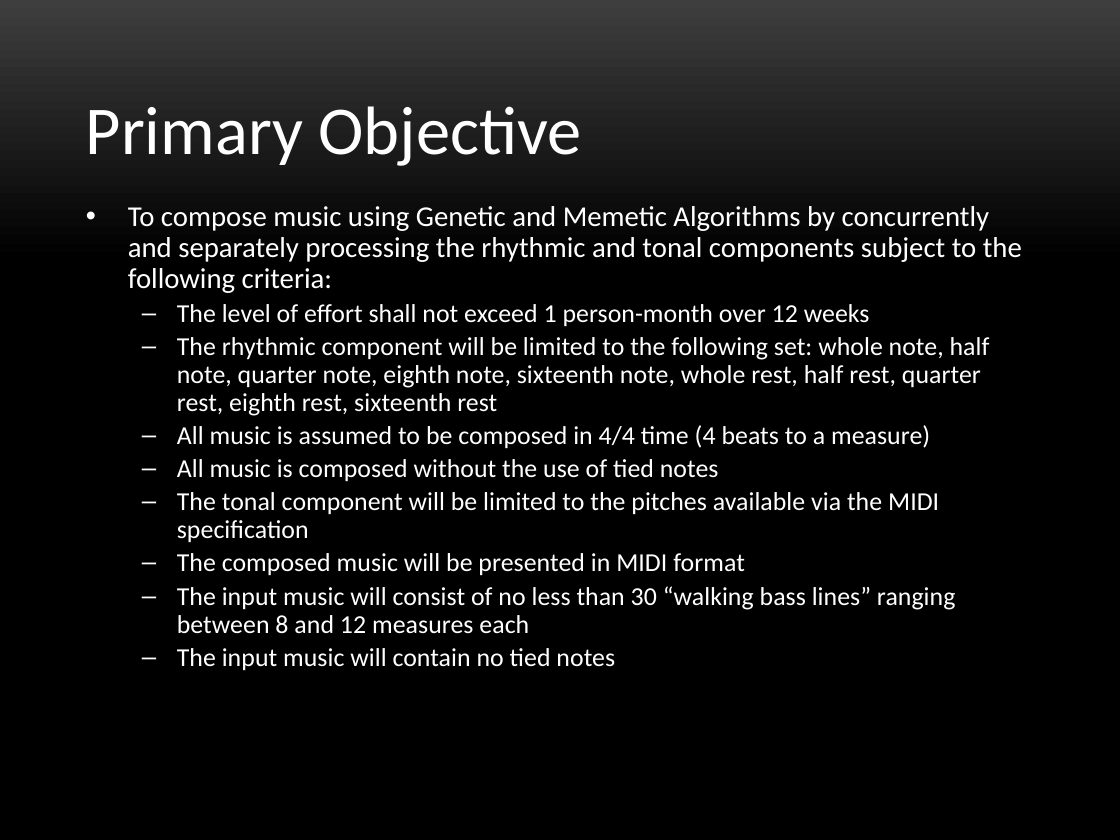
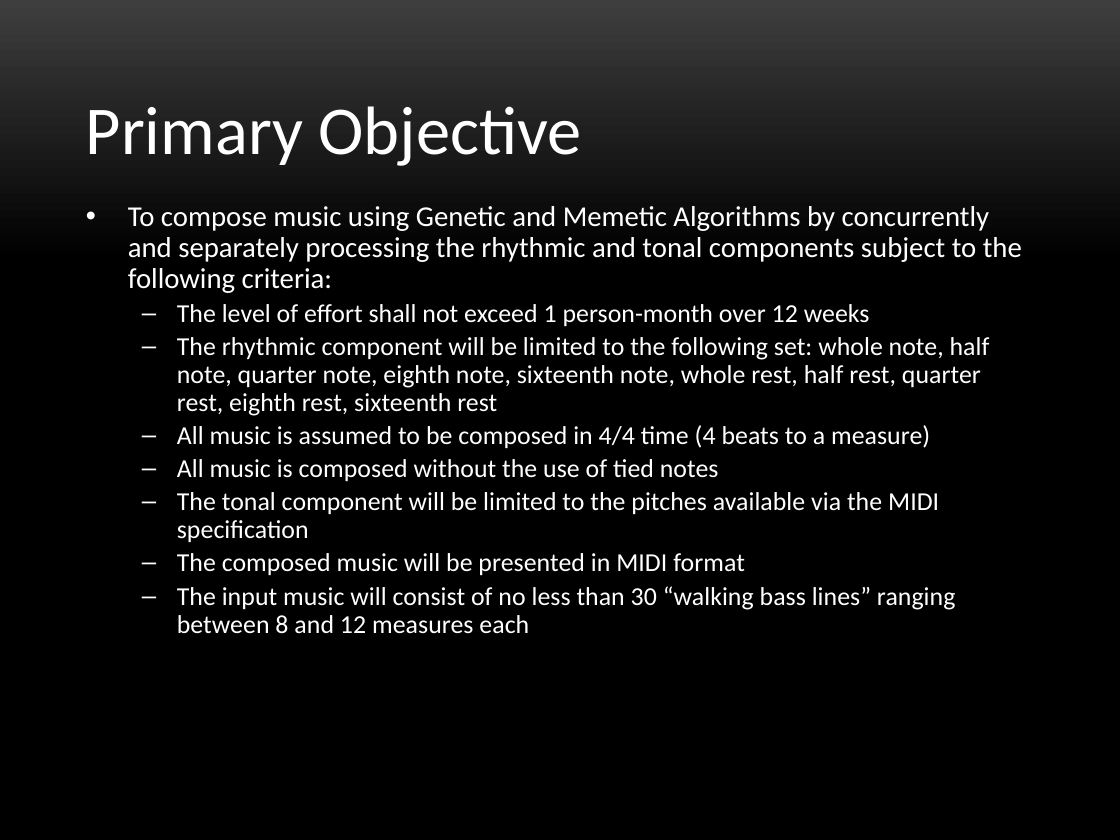
Before and after one commit to sb8244/GeneticMusicComposition, a slide deck: slide 7 of Ship Final Presentation - Digital Music Composition using Genetic Algorithms.pptx. Drawn at 1120x840 pixels with LibreOffice and Linux fonts; fonts in the diff are those of the drawing; background and template pictures are left out. Boxes give left, top, right and bottom in pixels: in the first picture for what was removed or moved away, otherwise in the second. Text is boxed around its words. In the diff, an @@ line names an element or a change of style, - is before the commit and + after.

```diff
--- a/Ship Final Presentation - Digital Music Composition using Genetic Algorithms.pptx
+++ b/Ship Final Presentation - Digital Music Composition using Genetic Algorithms.pptx
@@ text at [177, 648, 615, 670]: paragraph removed @@
-  – The input music will contain no tied notes
```
Also in this commit, not shown: 2 other slides changed, 1 other file.
